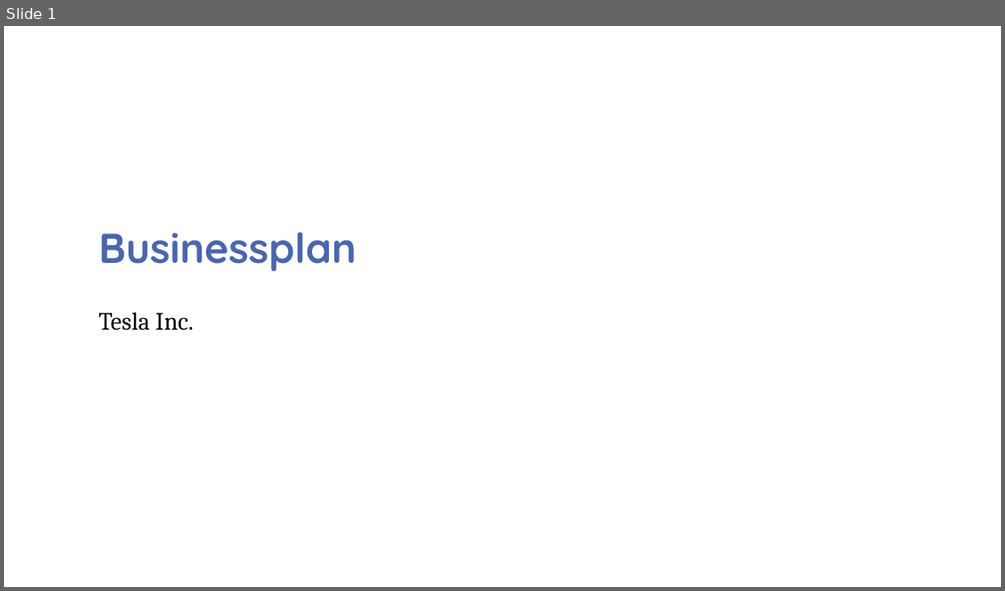
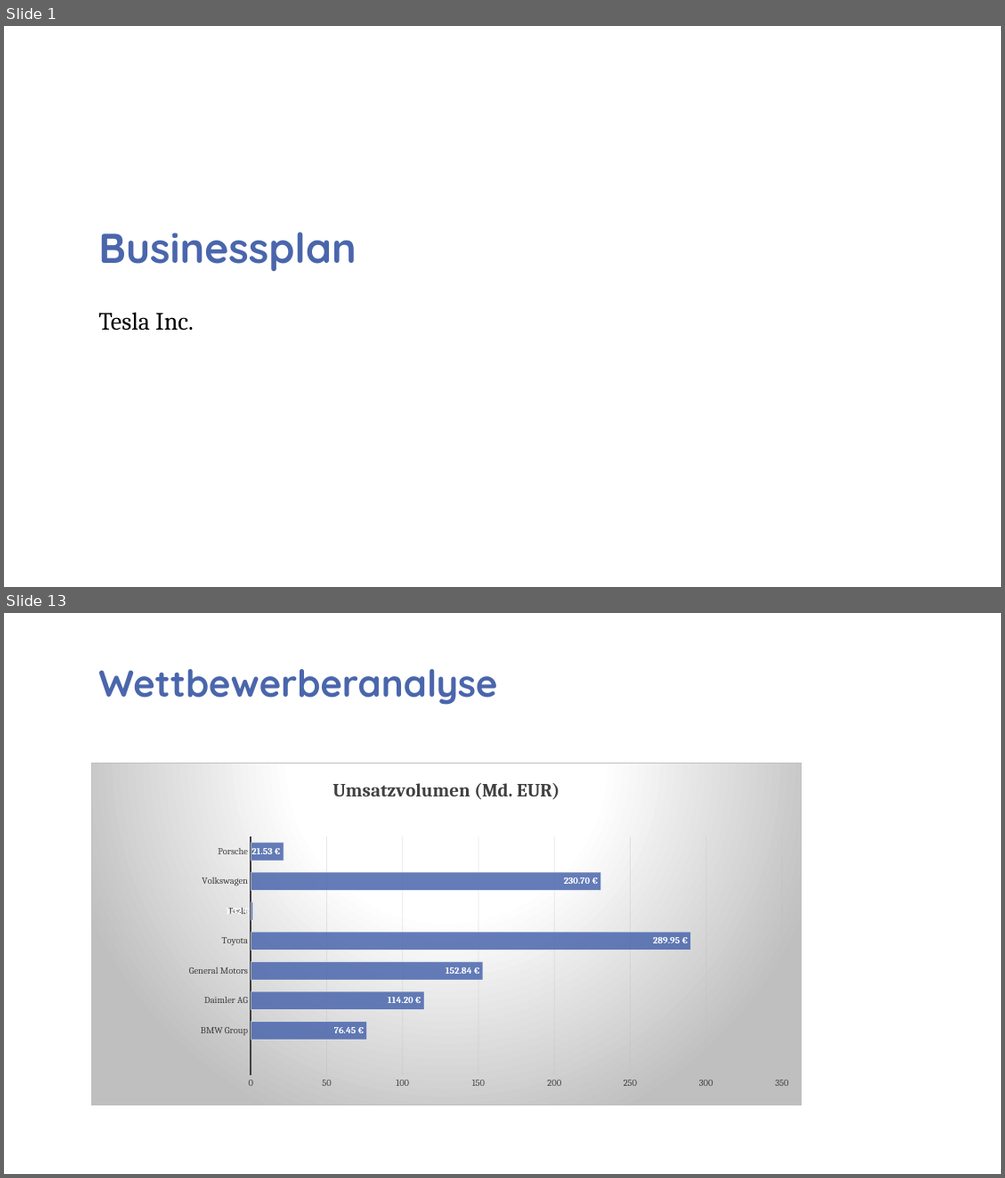
Before and after one commit to Nathan937/ManagementS4, a slide deck: Documents FIN/Présentation_Tesla.pptx. Shown one above the other, each under a label of ours: slide 1 before the commit, slides 1 and 13 after it; the slides between them are not shown. The pictures are 1005x591 and 1005x1178 pixels, drawn with LibreOffice and Linux fonts; fonts in the diff are those of the drawing; background and template pictures are left out. Boxes give left, top, right and bottom in pixels: in the first picture for what was removed or moved away, otherwise in the second. Text is boxed around its words. In the diff, an @@ line names an element or a change of style, - is before the commit and + after.

```diff
--- a/Documents FIN/Présentation_Tesla.pptx
+++ b/Documents FIN/Présentation_Tesla.pptx
@@ slide 13 added at (4,613,1001,1174), background picture (left out) @@
@@ title added at (98,669,497,705), 36 pt, text #4A66AC, bold @@
+Wettbewerberanalyse
@@ bar chart added at (90,763,801,1105) @@
+title "Umsatzvolumen (Md. EUR)"
+categories: , BMW Group, Daimler AG, General Motors, Toyota, Tesla, Volkswagen, Porsche
+Umsatzvolumen (Md. EUR): -, 76.45, 114.2, 152.84, 289.95, 1.32, 230.7, 21.53
```
Also in this commit, not shown: 4 slides changed, 8 other slides added, 1 other file.
